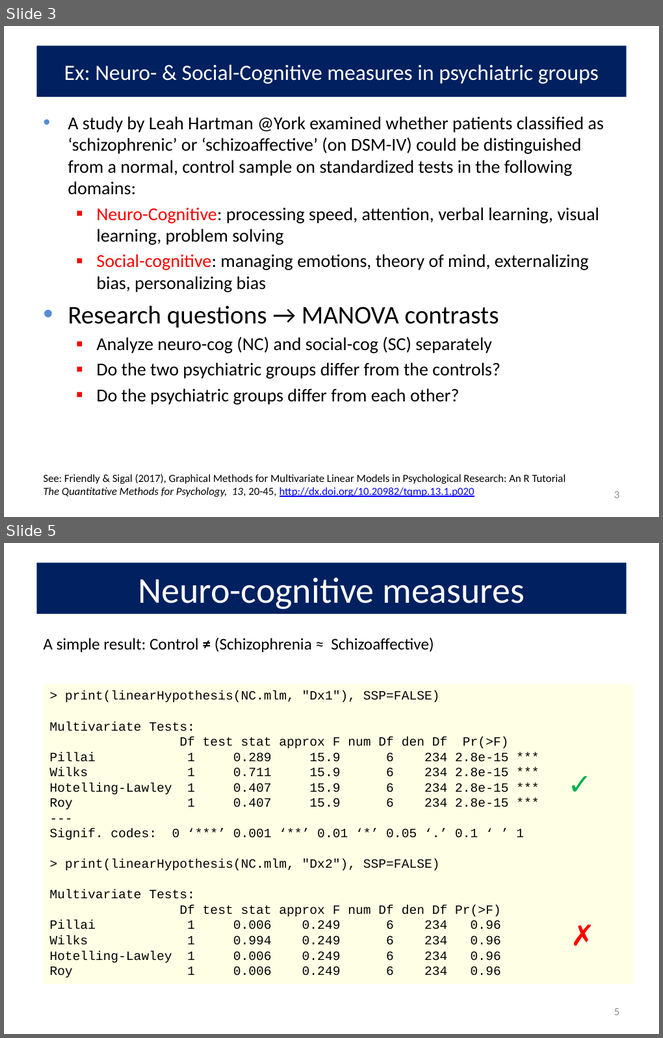
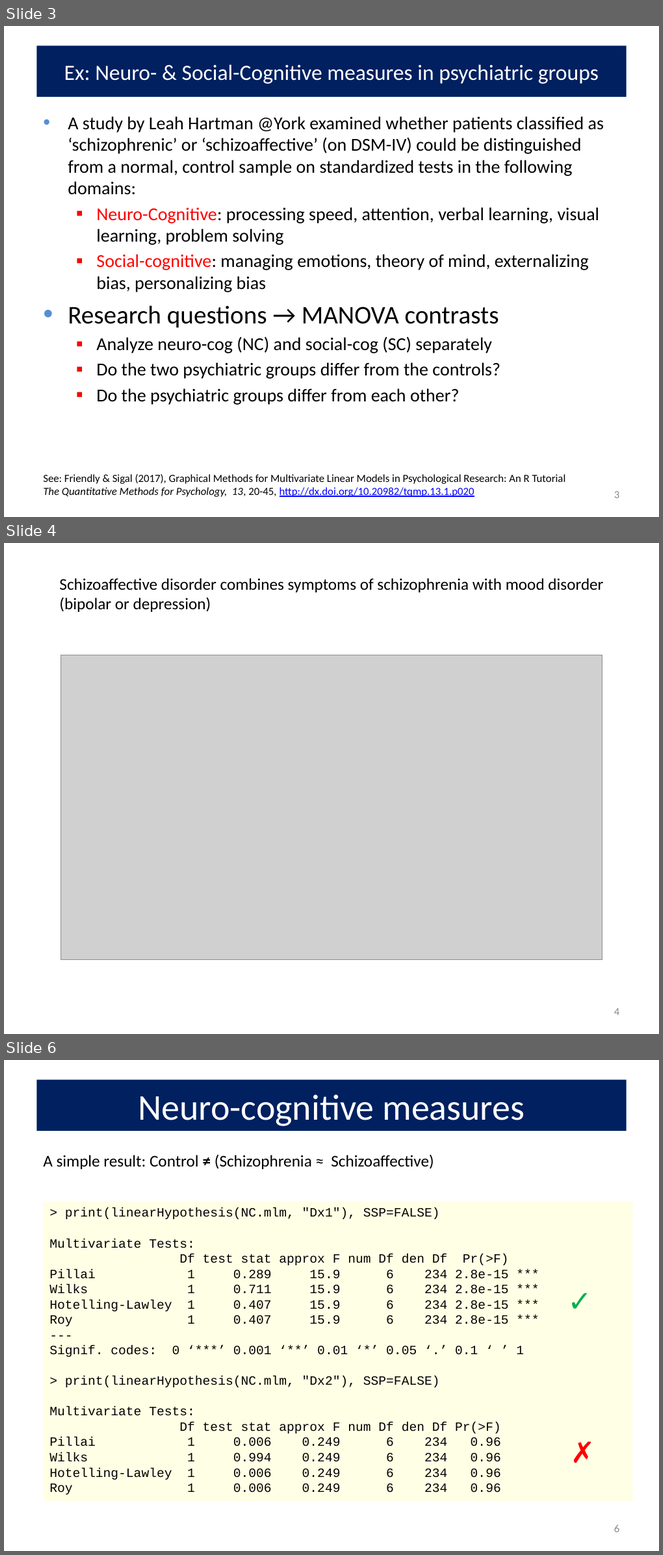
Before and after one commit to friendly/VisMLM-course, a slide deck: lectures/lecture3.pptx. Shown one above the other, each under a label of ours: slides 3 and 5 before the commit, slides 3, 4 and 6 after it; the slides between them are not shown. The pictures are 663x1038 and 663x1555 pixels, drawn with LibreOffice and Linux fonts; fonts in the diff are those of the drawing; grey boxes stand for pictures. Boxes give left, top, right and bottom in pixels: in the first picture for what was removed or moved away, otherwise in the second. Text is boxed around its words. In the diff, an @@ line names an element or a change of style, - is before the commit and + after.

```diff
--- a/lectures/lecture3.pptx
+++ b/lectures/lecture3.pptx
@@ slide 4 added at <box>4,543,659,1034</box>, background #FFFFFF @@
@@ text added at <box>59,578,603,612</box>, 18 pt, text #000000 @@
+Schizoaffective disorder combines symptoms of schizophrenia with mood disorder (bipolar or depression)
@@ picture added at <box>61,655,603,960</box> @@
@@ page number added at <box>614,1008,620,1016</box>, 12 pt, text #8C8C8C @@
+4
@@ what was slide 5 is now slide 6 @@
@@ page number at <box>614,1525,620,1533</box>: text changed @@
-5
+6
```
Also in this commit, not shown: 5 slides changed, 2 other slides added, 5 other files.
